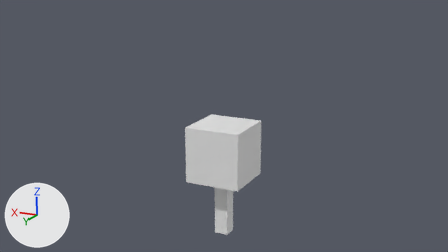
What one commit did to the Blender file Creature 4 legs/Creature 4 legs.blend.
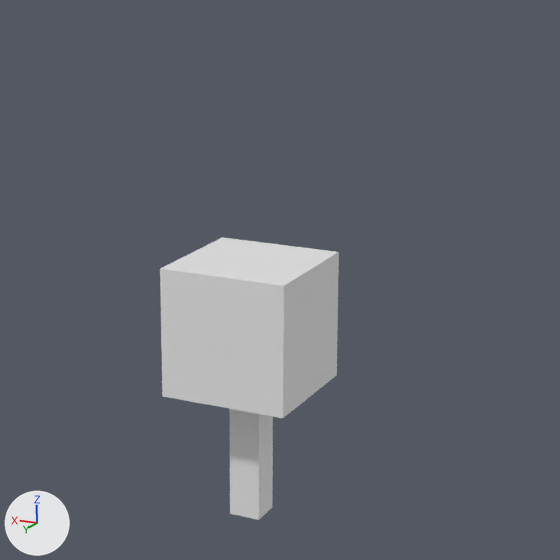
Each version is shown from the file's camera 'Camera', then close up on the part from 26% to 79% of the width and 5% to 100% of the height. The axes (+X, +Y, +Z) are drawn at lower left. The lights are the same throughout.

Before the edit, the objects in view are built like this:
```python
me_cube = bpy.data.meshes.new('Cube')
me_cube.from_pydata(...)  # a box spanning x -1.0..1.0, y -1.0..1.0, z -1.0..1.0
me_plane = bpy.data.meshes.new('Plane')
me_plane.from_pydata([(0.0, 0.0, 0.0), (0.0, 0.0, 4.02), (0.0, 0.0, 1.34), (0.0, 0.0, 2.68)], [(3, 1), (0, 2), (2, 3)], [])
ob_cube = bpy.data.objects.new('Cube', me_cube)
ob_cube.location = (0.0, 0.0, 3.09)
ob_perna = bpy.data.objects.new('Perna', me_plane)
ob_perna.location = (0.0, 0.0, 0.0)
_m = ob_perna.modifiers.new('Skin', 'SKIN')
```
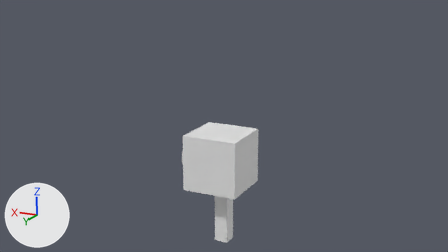
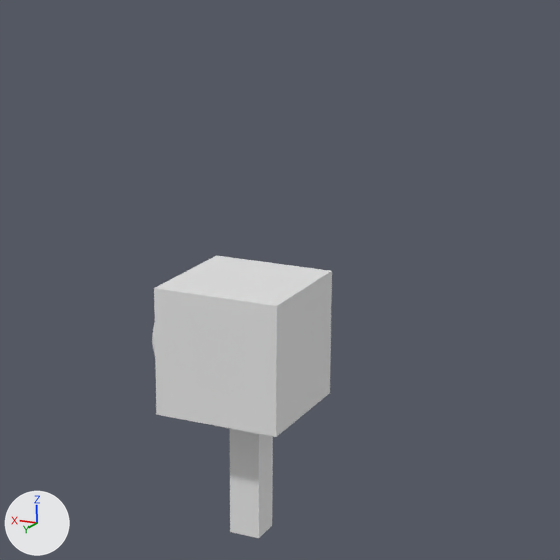
Changed parts and their boxes [x1, y1, x2, y2] in the close-ups (560 x 560 px):
'Cube', moved: before [160, 237, 339, 418]; after [154, 256, 332, 437]
'Perna', moved: before [229, 409, 273, 520]; after [230, 429, 273, 538]
'Icosphere', added: after [152, 323, 155, 355]

Edits to the bpy script that builds the scene:
```text
Add me_icosphere:
    me_icosphere.from_pydata(...)  # an icosphere of 1280 faces spanning x -1.0..1.0, y -1.0..1.0, z -1.0..1.0
    me_icosphere.polygons.foreach_set('use_smooth', [True] * 1280)
Change ob_perna:
    add ob_perna.parent = ob_cube
    add ob_perna.matrix_parent_inverse = Matrix(((1.0, 0.0, 0.0, -0.109), (0.0, 1.0, 0.0, 0.0), (0.0, 0.0, 1.0, -3.095), (0.0, 0.0, 0.0, 1.0)))
Change ob_cube:
    ob_cube.location: (0.0, 0.0, 3.09) -> (0.11, 0.0, 2.78)
Add ob_icosphere:
    ob_icosphere = bpy.data.objects.new('Icosphere', me_icosphere)
    ob_icosphere.parent = ob_cube
    ob_icosphere.matrix_parent_inverse = Matrix(((1.0, 0.0, 0.0, -0.109), (0.0, 1.0, 0.0, 0.0), (0.0, 0.0, 1.0, -3.095), (0.0, 0.0, 0.0, 1.0)))
    ob_icosphere.location = (0.749, -0.0011, 3.056)
    ob_icosphere.scale = (0.858, 0.858, 0.858)
```
